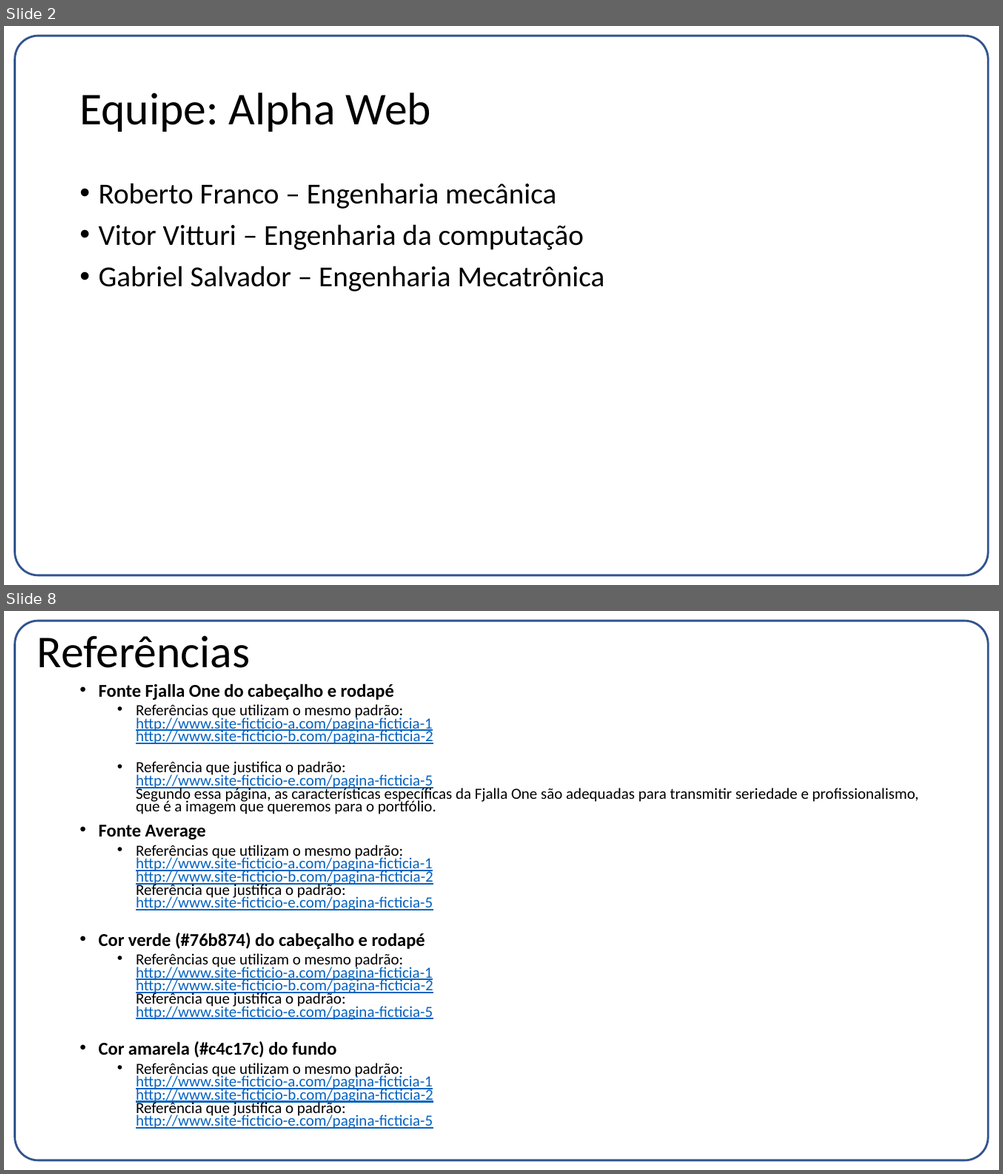
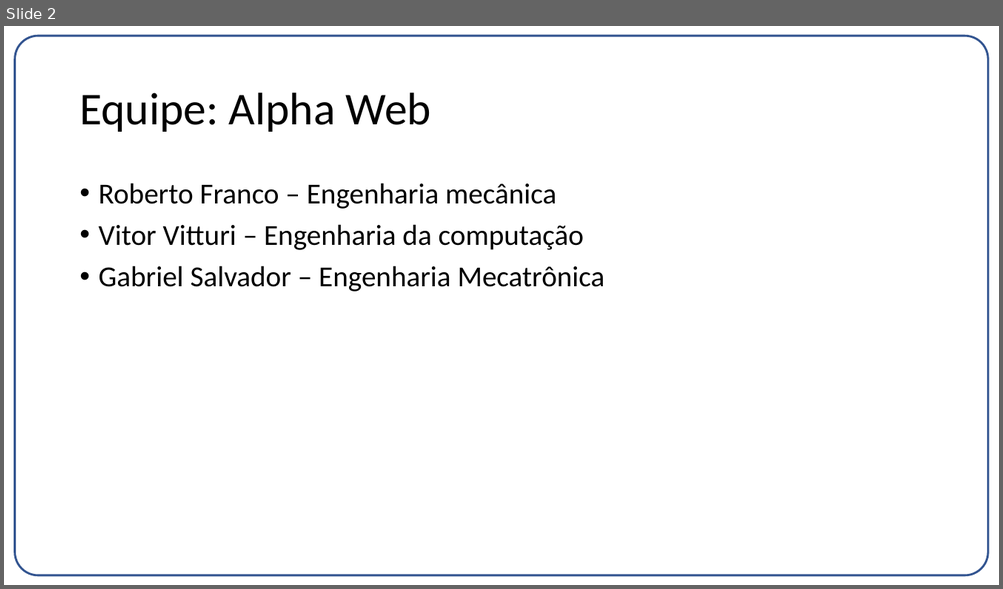
Before and after one commit to betofr1/co-design, a slide deck: Projeto 1/Entrega03.pptx. Shown one above the other, each under a label of ours: slides 2 and 8 before the commit, slide 2 after it; the slides between them are not shown. The pictures are 1003x1174 and 1003x589 pixels, drawn with LibreOffice and Linux fonts; fonts in the diff are those of the drawing. Boxes give left, top, right and bottom in pixels: in the first picture for what was removed or moved away, otherwise in the second. Text is boxed around its words. In the diff, an @@ line names an element or a change of style, - is before the commit and + after.

```diff
--- a/Projeto 1/Entrega03.pptx
+++ b/Projeto 1/Entrega03.pptx
@@ slide 8 removed at [4, 611, 999, 1170], background #FFFFFF; not listed: 1 template element that a slide beside it also shows @@
@@ title removed at [37, 635, 250, 668] @@
-Referências
@@ text removed at [99, 684, 919, 1129] @@
-• Fonte Fjalla One do cabeçalho e rodapé
-  • Referências que utilizam o mesmo padrão:
-    http://www.site-ficticio-a.com/pagina-ficticia-1
-    http://www.site-ficticio-b.com/pagina-ficticia-2
-  • Referência que justifica o padrão:
-    http://www.site-ficticio-e.com/pagina-ficticia-5
-    Segundo essa página, as características específicas da Fjalla One são adequadas para transmitir seriedade e profissionalismo, que é a imagem que queremos para o portfólio.
-• Fonte Average
-  • Referências que utilizam o mesmo padrão:
-    http://www.site-ficticio-a.com/pagina-ficticia-1
-    http://www.site-ficticio-b.com/pagina-ficticia-2
-    Referência que justifica o padrão:
-    http://www.site-ficticio-e.com/pagina-ficticia-5
-• Cor verde (#76b874) do cabeçalho e rodapé
-  • Referências que utilizam o mesmo padrão:
-    http://www.site-ficticio-a.com/pagina-ficticia-1
-    http://www.site-ficticio-b.com/pagina-ficticia-2
-    Referência que justifica o padrão:
-    http://www.site-ficticio-e.com/pagina-ficticia-5
-• Cor amarela (#c4c17c) do fundo
-  • Referências que utilizam o mesmo padrão:
-    http://www.site-ficticio-a.com/pagina-ficticia-1
-    http://www.site-ficticio-b.com/pagina-ficticia-2
-    Referência que justifica o padrão:
-    http://www.site-ficticio-e.com/pagina-ficticia-5
```
Also in this commit, not shown: 4 slides changed, 1 slide added, 2 other slides removed, 10 other files.
